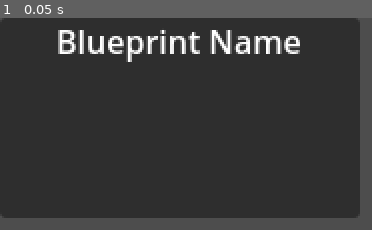
Above: before the commit, frame 1.
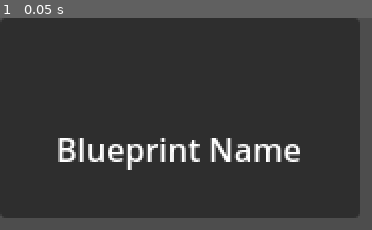
Above: after the commit, the same moment.

Repository: AdrianWheels/PetJam
Game: Godot game, scene res://scenes/UI/BlueprintQueueSlot.tscn
The game is run twice, just before and just after one commit, with the same random seed, the same clock (stepped at 60 frames per second) and the same inputs. This scene is started directly instead of the project's main scene.
Inputs:
- Up to frame 1 (0.05 s): no input

The runs differ from the first frame. In frame 1, 7.5% of the frame differs, in the area x 15-81%, y 5-72%.
Error after the commit: Parse Error: Cannot infer the type of "default_value" parameter because the value is "null". (res://scripts/data/TrialConfig.gd:9)

Commit message:
Use icon paths for blueprints and document placeholder art

Diff:
--- a/data/blueprints.json
+++ /dev/null
@@ -1,8 +0,0 @@
-{
-  "dagger_basic": { "name": "Basic Dagger", "materials": { "iron": 2 }, "result": "dagger_basic" },
-  "potion_heal": { "name": "Healing Potion", "materials": { "water": 1, "catalyst_fire": 1 }, "result": "potion_heal" },
-  "sword_basic": { "name": "Basic Sword", "materials": { "iron": 3 }, "result": "sword_basic" },
-  "armor_leather": { "name": "Leather Armor", "materials": { "leather": 4 }, "result": "leather_armor" },
-  "bow_simple": { "name": "Simple Bow", "materials": { "wood": 4, "string": 2 }, "result": "bow_simple" },
-  "helmet_iron": { "name": "Iron Helmet", "materials": { "iron": 4 }, "result": "helmet_iron" }
-}
--- /dev/null
+++ b/data/blueprints/BlueprintLibrary.tres
@@ -0,0 +1,14 @@
+[gd_resource type="Resource" load_steps=9 format=3]
+
+[ext_resource type="Script" path="res://scripts/data/BlueprintLibrary.gd" id="1"]
+[ext_resource type="Resource" path="res://data/blueprints/dagger_basic.tres" id="2"]
+[ext_resource type="Resource" path="res://data/blueprints/potion_heal.tres" id="3"]
+[ext_resource type="Resource" path="res://data/blueprints/sword_basic.tres" id="4"]
+[ext_resource type="Resource" path="res://data/blueprints/armor_leather.tres" id="5"]
+[ext_resource type="Resource" path="res://data/blueprints/bow_simple.tres" id="6"]
+[ext_resource type="Resource" path="res://data/blueprints/helmet_iron.tres" id="7"]
+[ext_resource type="Resource" path="res://data/blueprints/shield_wooden.tres" id="8"]
+
+[resource]
+script = ExtResource("1")
+blueprints = [ExtResource("2"), ExtResource("3"), ExtResource("4"), ExtResource("5"), ExtResource("6"), ExtResource("7"), ExtResource("8")]
--- /dev/null
+++ b/data/blueprints/armor_leather.tres
@@ -0,0 +1,32 @@
+[gd_resource type="Resource" load_steps=4 format=3]
+
+[ext_resource type="Script" path="res://scripts/data/BlueprintResource.gd" id="1"]
+[ext_resource type="Script" path="res://scripts/data/TrialResource.gd" id="2"]
+[ext_resource type="Script" path="res://scripts/data/TrialConfig.gd" id="3"]
+
+[sub_resource type="Resource" id="1"]
+resource_name = "stitch_config"
+script = ExtResource("3")
+minigame_id = "Sew"
+parameters = {"pattern_complexity": 0.35}
+
+[sub_resource type="Resource" id="2"]
+resource_name = "stitch_trial"
+script = ExtResource("2")
+trial_id = "armor_leather_stitch"
+display_name = "Costura de cuero"
+minigame_id = "Sew"
+min_score = 0.5
+config = SubResource("1")
+
+[resource]
+resource_name = "armor_leather"
+script = ExtResource("1")
+blueprint_id = "armor_leather"
+display_name = "Armadura de cuero"
+description = "Protección flexible hecha a mano."
+icon_path = "res://art/placeholders/armor_leather.png"
+result_item = "leather_armor"
+materials = {"leather": 4}
+trial_sequence = [SubResource("2")]
+tags = ["armor"]
--- /dev/null
+++ b/data/blueprints/bow_simple.tres
@@ -0,0 +1,32 @@
+[gd_resource type="Resource" load_steps=4 format=3]
+
+[ext_resource type="Script" path="res://scripts/data/BlueprintResource.gd" id="1"]
+[ext_resource type="Script" path="res://scripts/data/TrialResource.gd" id="2"]
+[ext_resource type="Script" path="res://scripts/data/TrialConfig.gd" id="3"]
+
+[sub_resource type="Resource" id="1"]
+resource_name = "string_config"
+script = ExtResource("3")
+minigame_id = "Sew"
+parameters = {"pattern_complexity": 0.25}
+
+[sub_resource type="Resource" id="2"]
+resource_name = "string_trial"
+script = ExtResource("2")
+trial_id = "bow_simple_string"
+display_name = "Tensar la cuerda"
+minigame_id = "Sew"
+min_score = 0.4
+config = SubResource("1")
+
+[resource]
+resource_name = "bow_simple"
+script = ExtResource("1")
+blueprint_id = "bow_simple"
+display_name = "Arco simple"
+description = "Un arco sencillo adecuado para principiantes."
+icon_path = "res://art/placeholders/bow_simple.png"
+result_item = "bow_simple"
+materials = {"wood": 3, "fiber": 2}
+trial_sequence = [SubResource("2")]
+tags = ["weapon", "bow"]
--- /dev/null
+++ b/data/blueprints/dagger_basic.tres
@@ -0,0 +1,32 @@
+[gd_resource type="Resource" load_steps=4 format=3]
+
+[ext_resource type="Script" path="res://scripts/data/BlueprintResource.gd" id="1"]
+[ext_resource type="Script" path="res://scripts/data/TrialResource.gd" id="2"]
+[ext_resource type="Script" path="res://scripts/data/TrialConfig.gd" id="3"]
+
+[sub_resource type="Resource" id="1"]
+resource_name = "forge_config"
+script = ExtResource("3")
+minigame_id = "Forge"
+parameters = {"difficulty": 0.15}
+
+[sub_resource type="Resource" id="2"]
+resource_name = "forge_trial"
+script = ExtResource("2")
+trial_id = "dagger_basic_forge"
+display_name = "Forja ligera"
+minigame_id = "Forge"
+min_score = 0.45
+config = SubResource("1")
+
+[resource]
+resource_name = "dagger_basic"
+script = ExtResource("1")
+blueprint_id = "dagger_basic"
+display_name = "Daga básica"
+description = "Una daga rápida y fácil de ocultar."
+icon_path = "res://art/placeholders/dagger_basic.png"
+result_item = "dagger_basic"
+materials = {"iron": 2, "leather": 1}
+trial_sequence = [SubResource("2")]
+tags = ["weapon", "dagger"]
--- /dev/null
+++ b/data/blueprints/helmet_iron.tres
@@ -0,0 +1,32 @@
+[gd_resource type="Resource" load_steps=4 format=3]
+
+[ext_resource type="Script" path="res://scripts/data/BlueprintResource.gd" id="1"]
+[ext_resource type="Script" path="res://scripts/data/TrialResource.gd" id="2"]
+[ext_resource type="Script" path="res://scripts/data/TrialConfig.gd" id="3"]
+
+[sub_resource type="Resource" id="1"]
+resource_name = "hammer_config"
+script = ExtResource("3")
+minigame_id = "Hammer"
+parameters = {"timing": 0.5}
+
+[sub_resource type="Resource" id="2"]
+resource_name = "hammer_trial"
+script = ExtResource("2")
+trial_id = "helmet_iron_hammer"
+display_name = "Golpear el casco"
+minigame_id = "Hammer"
+min_score = 0.55
+config = SubResource("1")
+
+[resource]
+resource_name = "helmet_iron"
+script = ExtResource("1")
+blueprint_id = "helmet_iron"
+display_name = "Casco de hierro"
+description = "Un casco robusto con buen acabado."
+icon_path = "res://art/placeholders/helmet_iron.png"
+result_item = "helmet_iron"
+materials = {"iron": 3}
+trial_sequence = [SubResource("2")]
+tags = ["armor", "helmet"]
--- /dev/null
+++ b/data/blueprints/potion_heal.tres
@@ -0,0 +1,32 @@
+[gd_resource type="Resource" load_steps=4 format=3]
+
+[ext_resource type="Script" path="res://scripts/data/BlueprintResource.gd" id="1"]
+[ext_resource type="Script" path="res://scripts/data/TrialResource.gd" id="2"]
+[ext_resource type="Script" path="res://scripts/data/TrialConfig.gd" id="3"]
+
+[sub_resource type="Resource" id="1"]
+resource_name = "brew_config"
+script = ExtResource("3")
+minigame_id = "Temp"
+parameters = {"target_temp": 0.6}
+
+[sub_resource type="Resource" id="2"]
+resource_name = "brew_trial"
+script = ExtResource("2")
+trial_id = "potion_heal_brew"
+display_name = "Preparar la poción"
+minigame_id = "Temp"
+min_score = 0.5
+config = SubResource("1")
+
+[resource]
+resource_name = "potion_heal"
+script = ExtResource("1")
+blueprint_id = "potion_heal"
+display_name = "Poción de curación"
+description = "Recupera vitalidad rápidamente."
+icon_path = "res://art/placeholders/potion_heal.png"
+result_item = "potion_heal"
+materials = {"herb": 2, "bottle": 1}
+trial_sequence = [SubResource("2")]
+tags = ["potion"]
--- /dev/null
+++ b/data/blueprints/shield_wooden.tres
@@ -0,0 +1,32 @@
+[gd_resource type="Resource" load_steps=4 format=3]
+
+[ext_resource type="Script" path="res://scripts/data/BlueprintResource.gd" id="1"]
+[ext_resource type="Script" path="res://scripts/data/TrialResource.gd" id="2"]
+[ext_resource type="Script" path="res://scripts/data/TrialConfig.gd" id="3"]
+
+[sub_resource type="Resource" id="1"]
+resource_name = "quench_config"
+script = ExtResource("3")
+minigame_id = "Quench"
+parameters = {"cool_rate": 0.4}
+
+[sub_resource type="Resource" id="2"]
+resource_name = "quench_trial"
+script = ExtResource("2")
+trial_id = "shield_wooden_quench"
+display_name = "Templado del escudo"
+minigame_id = "Quench"
+min_score = 0.45
+config = SubResource("1")
+
+[resource]
+resource_name = "shield_wooden"
+script = ExtResource("1")
+blueprint_id = "shield_wooden"
+display_name = "Escudo de madera"
+description = "Defensa básica para aventureros novatos."
+icon_path = "res://art/placeholders/shield_wooden.png"
+result_item = "shield_wooden"
+materials = {"wood": 4, "iron": 1}
+trial_sequence = [SubResource("2")]
+tags = ["shield", "armor"]
--- /dev/null
+++ b/data/blueprints/sword_basic.tres
@@ -0,0 +1,33 @@
+[gd_resource type="Resource" load_steps=4 format=3]
+
+[ext_resource type="Script" path="res://scripts/data/BlueprintResource.gd" id="1"]
+[ext_resource type="Script" path="res://scripts/data/TrialResource.gd" id="2"]
+[ext_resource type="Script" path="res://scripts/data/TrialConfig.gd" id="3"]
+
+[sub_resource type="Resource" id="1"]
+resource_name = "forge_sequence"
+script = ExtResource("3")
+minigame_id = "Forge"
+parameters = {"difficulty": 0.2}
+
+[sub_resource type="Resource" id="2"]
+resource_name = "forge_trial"
+script = ExtResource("2")
+trial_id = "sword_basic_forge"
+display_name = "Forja básica"
+minigame_id = "Forge"
+min_score = 0.5
+config = SubResource("1")
+
+[resource]
+resource_name = "sword_basic"
+script = ExtResource("1")
+blueprint_id = "sword_basic"
+display_name = "Espada básica"
+description = "Una espada sencilla pero fiable."
+icon_path = "res://art/placeholders/sword_basic.png"
+result_item = "sword_basic"
+min_score = 0.0
+materials = {"iron": 3}
+trial_sequence = [SubResource("2")]
+tags = ["weapon", "sword"]
--- a/scenes/UI/BlueprintQueueSlot.tscn
+++ b/scenes/UI/BlueprintQueueSlot.tscn
@@ -1,9 +1,6 @@
-[gd_scene load_steps=5 format=3 uid="uid://cka0tg466h1e7"]
+[gd_scene load_steps=2 format=3 uid="uid://cka0tg466h1e7"]
 
 [ext_resource type="Script" uid="uid://d3775s4kjkab2" path="res://scripts/BlueprintQueueSlot.gd" id="1"]
-[ext_resource type="Texture2D" uid="uid://csddayo13wi68" path="res://doc/godotdocu/about/img/eol.png" id="2_fpure"]
-[ext_resource type="Texture2D" uid="uid://bhc6582idhsfr" path="res://doc/godotdocu/about/img/supported.png" id="3_dep4t"]
-[ext_resource type="Texture2D" uid="uid://bftawai5k4keg" path="res://doc/godotdocu/about/img/partial.png" id="4_gnq8k"]
 
 [node name="BlueprintQueueSlot" type="Panel"]
 custom_minimum_size = Vector2(180, 100)
@@ -13,6 +10,12 @@
 layout_mode = 0
 offset_right = 180.0
 offset_bottom = 100.0
+theme_override_constants/separation = 6
+
+[node name="Icon" type="TextureRect" parent="VBoxContainer"]
+layout_mode = 2
+custom_minimum_size = Vector2(48, 48)
+stretch_mode = 6
 
 [node name="NameLabel" type="Label" parent="VBoxContainer"]
 layout_mode = 2
--- a/scripts/BlueprintQueueSlot.gd
+++ b/scripts/BlueprintQueueSlot.gd
@@ -3,61 +3,64 @@
 # Blueprint Queue Slot Script
 # This script handles the display and interaction for a single blueprint slot in the queue
 
+const MATERIAL_ICON_SCENE := preload("res://scenes/UI/MaterialIcon.tscn")
+
+@onready var icon_rect: TextureRect = $VBoxContainer/Icon
 @onready var name_label: Label = $VBoxContainer/NameLabel
 @onready var materials_container: VBoxContainer = $VBoxContainer/MaterialsContainer
 
-func set_blueprint_name(blueprint_name: String):
-	name_label.text = blueprint_name
+func set_blueprint(blueprint: BlueprintResource) -> void:
+    if blueprint == null:
+        set_blueprint_name("(desconocido)")
+        set_icon(null)
+        set_materials({})
+        return
+
+    set_blueprint_name(blueprint.display_name if blueprint.display_name != "" else String(blueprint.blueprint_id))
+    set_icon(blueprint.get_icon())
+    set_materials(blueprint.materials)
+
+func set_blueprint_name(blueprint_name: String) -> void:
+    name_label.text = blueprint_name
+
+func set_icon(texture: Texture2D) -> void:
+    icon_rect.texture = texture
 
 func set_materials(materials) -> void:
-	# Clear existing materials
-	for child in materials_container.get_children():
-		child.queue_free()
+    # Clear existing materials
+    for child in materials_container.get_children():
+        child.queue_free()
 
-	# If materials is a Dictionary (map of id->qty), iterate keys
-	if typeof(materials) == TYPE_DICTIONARY:
-		for mat_id in materials.keys():
-			var qty = materials[mat_id]
-			var hbox = HBoxContainer.new()
-			hbox.alignment = BoxContainer.ALIGNMENT_CENTER
+    # If materials is a Dictionary (map of id->qty), iterate keys
+    if typeof(materials) == TYPE_DICTIONARY:
+        for mat_id in materials.keys():
+            var qty = materials[mat_id]
+            _add_material_row(str(mat_id), qty)
+        return
 
-			# Use MaterialIcon scene for simple procedurally drawn icons
-			var icon_scene = preload("res://scenes/UI/MaterialIcon.tscn")
-			var icon_node = icon_scene.instantiate()
-			icon_node.custom_minimum_size = Vector2(20, 20)
-			icon_node.set("material_name", str(mat_id))
-			hbox.add_child(icon_node)
-			if has_node('/root/Logger'):
-				get_node('/root/Logger').debug("BlueprintQueueSlot: created icon", {"material": mat_id})
+    # If materials is an Array, try to interpret entries as {"id":..., "qty":...}
+    if typeof(materials) == TYPE_ARRAY:
+        for entry in materials:
+            if typeof(entry) == TYPE_DICTIONARY and entry.has("id") and entry.has("qty"):
+                _add_material_row(str(entry["id"]), entry["qty"])
+        return
 
-			var qty_label = Label.new()
-			qty_label.text = str(qty)
-			hbox.add_child(qty_label)
+    # Otherwise ignore unknown types
+    pass
 
-			materials_container.add_child(hbox)
-		return
+func _add_material_row(material_name: String, quantity) -> void:
+    var hbox = HBoxContainer.new()
+    hbox.alignment = BoxContainer.ALIGNMENT_CENTER
 
-	# If materials is an Array, try to interpret entries as {"id":..., "qty":...}
-	if typeof(materials) == TYPE_ARRAY:
-		for entry in materials:
-			if typeof(entry) == TYPE_DICTIONARY and entry.has("id") and entry.has("qty"):
-				var hbox2 = HBoxContainer.new()
-				hbox2.alignment = BoxContainer.ALIGNMENT_CENTER
+    var icon_node = MATERIAL_ICON_SCENE.instantiate()
+    icon_node.custom_minimum_size = Vector2(20, 20)
+    icon_node.set("material_name", material_name)
+    hbox.add_child(icon_node)
+    if has_node('/root/Logger'):
+        get_node('/root/Logger').debug("BlueprintQueueSlot: created icon", {"material": material_name})
 
-				var icon_scene2 = preload("res://scenes/UI/MaterialIcon.tscn")
-				var icon_node2 = icon_scene2.instantiate()
-				icon_node2.custom_minimum_size = Vector2(20, 20)
-				icon_node2.set("material_name", str(entry["id"]))
-				hbox2.add_child(icon_node2)
-				if has_node('/root/Logger'):
-					get_node('/root/Logger').debug("BlueprintQueueSlot: created icon", {"material": entry["id"]})
+    var qty_label = Label.new()
+    qty_label.text = str(quantity)
+    hbox.add_child(qty_label)
 
-				var qty_label2 = Label.new()
-				qty_label2.text = str(entry["qty"])
-				hbox2.add_child(qty_label2)
-
-				materials_container.add_child(hbox2)
-		return
-
-	# Otherwise ignore unknown types
-	return
+    materials_container.add_child(hbox)
--- a/scripts/autoload/DataManager.gd
+++ b/scripts/autoload/DataManager.gd
@@ -5,8 +5,10 @@
 signal data_ready
 
 var materials: Dictionary = {}
-var blueprints: Dictionary = {}
+var blueprints: Dictionary[StringName, BlueprintResource] = {}
 var tuning: Dictionary = {}
+
+const BLUEPRINT_LIBRARY_PATH := "res://data/blueprints/BlueprintLibrary.tres"
 
 func _load_json_file(path: String) -> Dictionary:
     var out := {"ok": false, "result": null, "error": null}
@@ -128,10 +130,9 @@
 func _load_data() -> void:
     print("DataManager: Loading data from JSON files...")
     var mat_file := "res://data/materials.json"
-    var bp_file := "res://data/blueprints.json"
     var tune_file := "res://data/tuning.json"
 
-    print("DataManager: will try res paths: %s, %s, %s" % [mat_file, bp_file, tune_file])
+    print("DataManager: will try res paths: %s, %s" % [mat_file, tune_file])
 
     var mat_load := _load_json_file(mat_file)
     if mat_load.ok:
@@ -147,19 +148,7 @@
         if has_node('/root/Logger'):
             get_node('/root/Logger').error("Failed to load materials.json", {"err": mat_load.error})
 
-    var bp_load := _load_json_file(bp_file)
-    if bp_load.ok:
-        if typeof(bp_load.result) == TYPE_DICTIONARY:
-            blueprints = bp_load.result
-            print("DataManager: Loaded blueprints.json successfully (%d items)" % blueprints.size())
-            if has_node('/root/Logger'):
-                get_node('/root/Logger').info("Loaded blueprints.json", {"items": blueprints.size()})
-        else:
-            push_error("DataManager: blueprints.json parsed but root is not a Dictionary")
-    else:
-        push_error("DataManager: failed to load blueprints.json (err=%s)" % str(bp_load.error))
-        if has_node('/root/Logger'):
-            get_node('/root/Logger').error("Failed to load blueprints.json", {"err": bp_load.error})
+    _load_blueprint_library()
 
     var tune_load := _load_json_file(tune_file)
     if tune_load.ok:
@@ -188,13 +177,43 @@
         print("DataManager: Retrieved material '%s'" % id)
     return result
 
-func get_blueprint(id: String):
-    var result = blueprints.get(id, null)
+func _load_blueprint_library() -> void:
+    var res := ResourceLoader.load(BLUEPRINT_LIBRARY_PATH)
+    if res == null:
+        push_error("DataManager: failed to load blueprint library at %s" % BLUEPRINT_LIBRARY_PATH)
+        if has_node('/root/Logger'):
+            get_node('/root/Logger').error("Failed to load blueprint library", {"path": BLUEPRINT_LIBRARY_PATH})
+        return
+
+    if not (res is BlueprintLibrary):
+        push_error("DataManager: resource at %s is not a BlueprintLibrary" % BLUEPRINT_LIBRARY_PATH)
+        return
+
+    blueprints.clear()
+    for blueprint in res.blueprints:
+        if blueprint == null:
+            continue
+        if not (blueprint is BlueprintResource):
+            push_error("DataManager: blueprint entry %s is not BlueprintResource" % str(blueprint))
+            continue
+        var key: StringName = blueprint.blueprint_id if blueprint.blueprint_id != StringName() else StringName(blueprint.resource_name)
+        if key == StringName():
+            push_error("DataManager: blueprint without id %s" % blueprint)
+            continue
+        blueprints[key] = blueprint
+
+    print("DataManager: Loaded blueprint library successfully (%d items)" % blueprints.size())
+    if has_node('/root/Logger'):
+        get_node('/root/Logger').info("Loaded blueprint library", {"items": blueprints.size(), "path": BLUEPRINT_LIBRARY_PATH})
+
+
+func get_blueprint(id: StringName) -> BlueprintResource:
+    var result: BlueprintResource = blueprints.get(id, null)
     if result == null:
-        print("DataManager: Blueprint '%s' not found" % id)
-    else:
-        print("DataManager: Retrieved blueprint '%s'" % id)
+        print("DataManager: Blueprint '%s' not found" % String(id))
+    else:
+        print("DataManager: Retrieved blueprint '%s'" % String(id))
     return result
 
-func get_blueprints() -> Dictionary:
+func get_blueprints() -> Dictionary[StringName, BlueprintResource]:
     return blueprints
--- a/scripts/core/HUDMinigameLauncher.gd
+++ b/scripts/core/HUDMinigameLauncher.gd
@@ -1,4 +1,5 @@
 extends CanvasLayer
+
 func _find_node_any(candidates: Array) -> Node:
 	for p in candidates:
 		var n = get_node_or_null(str(p))
@@ -143,25 +144,32 @@
 			continue
 
 		# Lookup blueprint in DataManager
-		var bp = null
-		if has_node('/root/DataManager'):
-			bp = get_node('/root/DataManager').get_blueprint(str(recipe_id))
-		if bp == null:
-			slot_node.set_blueprint_name(str(recipe_id))
-			continue
-
-		# Set display name
-		var display_name = bp.get("name", str(recipe_id)) if typeof(bp) == TYPE_DICTIONARY else str(recipe_id)
-		slot_node.set_blueprint_name(display_name)
-
-		# Set materials (accepts Dictionary or Array)
-		var materials = bp.get("materials", {}) if typeof(bp) == TYPE_DICTIONARY else {}
-		slot_node.set_materials(materials)
-
-		# Persistent trace for debugging
-		if has_node('/root/Logger'):
-			get_node('/root/Logger').info("HUD: queue_slot_populated", {"slot": i, "recipe_id": recipe_id, "display_name": display_name, "materials": materials})
-		append_print("Slot %d: %s" % [i, display_name])
+                var bp = null
+                if has_node('/root/DataManager'):
+                        bp = get_node('/root/DataManager').get_blueprint(StringName(str(recipe_id)))
+                if bp == null:
+                        slot_node.set_blueprint_name(str(recipe_id))
+                        continue
+
+                var display_name := str(recipe_id)
+                var materials := {}
+                if typeof(bp) == TYPE_DICTIONARY:
+                        display_name = bp.get("name", str(recipe_id))
+                        materials = bp.get("materials", {})
+                        slot_node.set_blueprint_name(display_name)
+                        slot_node.set_materials(materials)
+                elif bp is BlueprintResource:
+                        display_name = bp.display_name if bp.display_name != "" else str(recipe_id)
+                        materials = bp.materials
+                        slot_node.set_blueprint(bp)
+                else:
+                        slot_node.set_blueprint_name(str(recipe_id))
+                        continue
+
+                # Persistent trace for debugging
+                if has_node('/root/Logger'):
+                        get_node('/root/Logger').info("HUD: queue_slot_populated", {"slot": i, "recipe_id": recipe_id, "display_name": display_name, "materials": materials})
+                append_print("Slot %d: %s" % [i, display_name])
 
 
 func append_print(msg: String) -> void:
--- /dev/null
+++ b/scripts/data/BlueprintLibrary.gd
@@ -0,0 +1,13 @@
+extends Resource
+
+## Aggregates multiple blueprint resources for easy loading.
+class_name BlueprintLibrary
+
+@export var blueprints: Array[BlueprintResource] = []
+
+func get_blueprint_ids() -> PackedStringArray:
+    var ids: PackedStringArray = []
+    for bp in blueprints:
+        if bp and bp.blueprint_id != StringName():
+            ids.append(String(bp.blueprint_id))
+    return ids
--- /dev/null
+++ b/scripts/data/BlueprintResource.gd
@@ -0,0 +1,40 @@
+extends Resource
+
+## High level crafting recipe definition consumed by the UI and DataManager.
+class_name BlueprintResource
+
+@export var blueprint_id: StringName = &""
+@export var display_name: String = ""
+@export_multiline var description: String = ""
+@export_file("*.png", "*.svg", "*.webp", "*.tres") var icon_path: String = ""
+@export var icon: Texture2D
+@export var result_item: StringName = &""
+@export var min_score: float = 0.0
+@export var materials: Dictionary = {}
+@export var trial_sequence: Array[TrialResource] = []
+@export var tags: PackedStringArray = []
+
+var _icon_cache: Texture2D
+
+func get_material_quantity(material_id: StringName) -> int:
+    return int(materials.get(material_id, 0))
+
+func has_trials() -> bool:
+    return not trial_sequence.is_empty()
+
+func get_icon() -> Texture2D:
+    if icon:
+        return icon
+    if _icon_cache:
+        return _icon_cache
+    if icon_path == "":
+        return null
+    if ResourceLoader.exists(icon_path, "Texture2D"):
+        var loaded_icon = ResourceLoader.load(icon_path)
+        if loaded_icon is Texture2D:
+            _icon_cache = loaded_icon
+            return _icon_cache
+        push_warning("BlueprintResource %s icon at %s is not a Texture2D" % [blueprint_id, icon_path])
+    else:
+        push_warning("BlueprintResource %s icon path missing: %s" % [blueprint_id, icon_path])
+    return null
--- /dev/null
+++ b/scripts/data/TrialConfig.gd
@@ -0,0 +1,10 @@
+extends Resource
+
+## Generic configuration payload for a single trial/minigame run.
+class_name TrialConfig
+
+@export var minigame_id: StringName = &""
+@export var parameters: Dictionary = {}
+
+func get_parameter(key: StringName, default_value := null) -> Variant:
+    return parameters.get(key, default_value)
--- /dev/null
+++ b/scripts/data/TrialResource.gd
@@ -0,0 +1,16 @@
+extends Resource
+
+## Defines a single trial within a blueprint's crafting flow.
+class_name TrialResource
+
+@export var trial_id: StringName = &""
+@export var display_name: String = ""
+@export var minigame_id: StringName = &""
+@export var min_score: float = 0.0
+@export var config: TrialConfig
+@export var notes: String = ""
+
+func get_effective_minigame() -> StringName:
+    if config and config.minigame_id != StringName():
+        return config.minigame_id
+    return minigame_id
